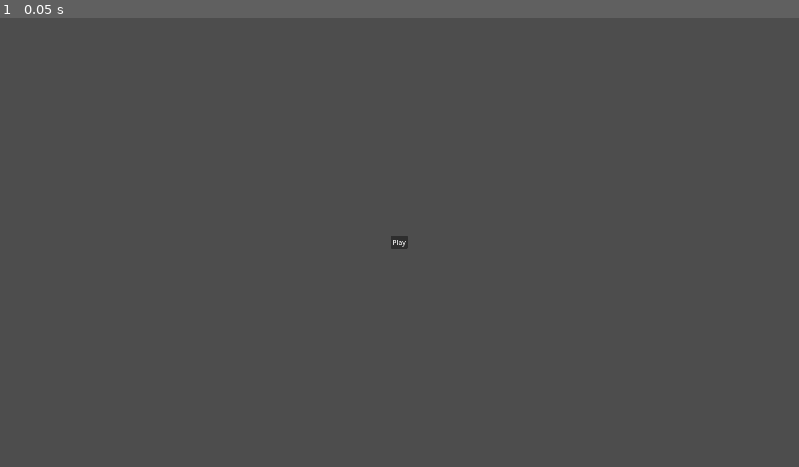
Above: before the commit, frame 1.
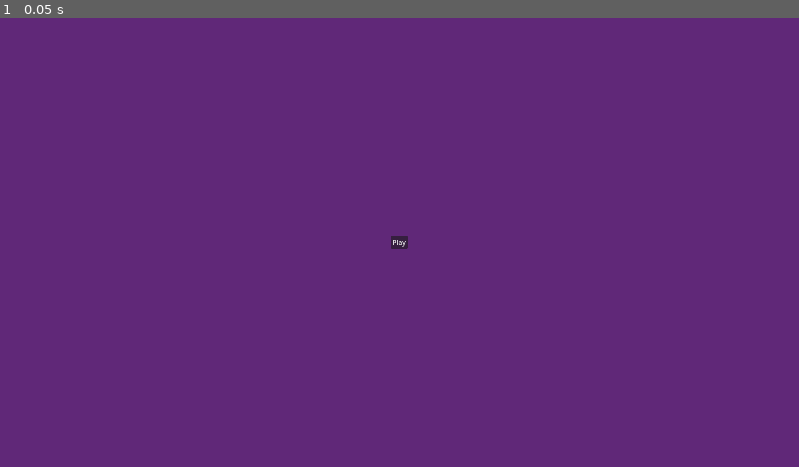
Above: after the commit, the same moment.

Repository: emmdie/3m5JamGame2023
Game: Godot game, scene res://Scenes/Ui/TitleScreen.tscn
Two runs of this game, one before a commit and one after it. Both use one fixed random seed, a clock stepped at 60 frames per second and the inputs below. The project has no main scene, so this scene is started directly.
Inputs:
- Up to frame 1 (0.05 s): no input

The runs differ from the first frame. In frame 1, 100% of the frame differs, in the area x 0-100%, y 0-100%.

Commit message:
add healthBar graphic

Diff:
--- /dev/null
+++ b/Scenes/Ui/frame.tscn
@@ -0,0 +1,62 @@
+[gd_scene load_steps=7 format=3 uid="uid://b8fofhyseloab"]
+
+[ext_resource type="Texture2D" uid="uid://d4g5jhrnjk1d" path="res://Assets/Art/UI/profile/BG.png" id="1_i470k"]
+[ext_resource type="Texture2D" uid="uid://dl8utd5pjtmlf" path="res://Assets/Art/UI/profile/Frame.png" id="1_ql6ef"]
+[ext_resource type="Texture2D" uid="uid://bu63yfycvpwvu" path="res://Assets/Art/UI/profile/Frog.png" id="2_h4e8m"]
+[ext_resource type="Texture2D" uid="uid://c0td3tfsegqnu" path="res://Assets/Art/UI/profile/Face.png" id="3_sarvi"]
+
+[sub_resource type="Animation" id="Animation_1k3hj"]
+resource_name = "bounce"
+length = 0.7
+loop_mode = 1
+tracks/0/type = "value"
+tracks/0/imported = false
+tracks/0/enabled = true
+tracks/0/path = NodePath("frog:position")
+tracks/0/interp = 1
+tracks/0/loop_wrap = true
+tracks/0/keys = {
+"times": PackedFloat32Array(0, 0.3, 0.5),
+"transitions": PackedFloat32Array(1, 0.5, 1),
+"update": 0,
+"values": [Vector2(0, 0), Vector2(0, -20), Vector2(0, 0)]
+}
+
+[sub_resource type="AnimationLibrary" id="AnimationLibrary_0oi0b"]
+_data = {
+"bounce": SubResource("Animation_1k3hj")
+}
+
+[node name="Portrait" type="TextureRect"]
+anchors_preset = -1
+anchor_right = 0.015
+anchor_bottom = 0.019
+offset_right = -28.8
+offset_bottom = -20.52
+texture = ExtResource("1_i470k")
+
+[node name="frog" type="TextureRect" parent="."]
+layout_mode = 0
+offset_top = -3.82549
+offset_right = 192.0
+offset_bottom = 188.175
+texture = ExtResource("2_h4e8m")
+
+[node name="eyes_happy" type="TextureRect" parent="frog"]
+layout_mode = 0
+offset_right = 40.0
+offset_bottom = 40.0
+texture = ExtResource("3_sarvi")
+
+[node name="Frame" type="TextureRect" parent="."]
+layout_mode = 0
+offset_top = 1.69557
+offset_right = 192.0
+offset_bottom = 193.696
+texture = ExtResource("1_ql6ef")
+
+[node name="AnimationPlayer" type="AnimationPlayer" parent="."]
+autoplay = "bounce"
+libraries = {
+"": SubResource("AnimationLibrary_0oi0b")
+}
--- /dev/null
+++ b/Scenes/Ui/health_bar.tscn
@@ -0,0 +1,20 @@
+[gd_scene load_steps=3 format=3 uid="uid://bidd8cvd80gr4"]
+
+[ext_resource type="PackedScene" uid="uid://hgpl2skgfmis" path="res://Scenes/Ui/hp_bar.tscn" id="2_m0ds5"]
+
+[sub_resource type="GDScript" id="GDScript_bsg64"]
+script/source = "extends Control
+
+func update_health():
+
+"
+
+[node name="HealthBar" type="Control"]
+layout_mode = 3
+anchors_preset = 0
+offset_right = 750.0
+offset_bottom = 80.0
+script = SubResource("GDScript_bsg64")
+
+[node name="hp_bar" parent="." instance=ExtResource("2_m0ds5")]
+layout_mode = 0
--- /dev/null
+++ b/Scenes/Ui/hp_bar.tscn
@@ -0,0 +1,14 @@
+[gd_scene load_steps=4 format=3 uid="uid://hgpl2skgfmis"]
+
+[ext_resource type="Texture2D" uid="uid://4nhimwmrg1n8" path="res://Assets/Art/UI/HealthBar/under.png" id="1_i5yrc"]
+[ext_resource type="Texture2D" uid="uid://0aewsnn6s7ie" path="res://Assets/Art/UI/HealthBar/over.png" id="2_mak5y"]
+[ext_resource type="Texture2D" uid="uid://cb3fnfoaiogp6" path="res://Assets/Art/UI/HealthBar/progress.png" id="3_c4xtv"]
+
+[node name="hp_bar" type="TextureProgressBar"]
+offset_right = 768.0
+offset_bottom = 96.0
+max_value = 15.0
+value = 6.0
+texture_under = ExtResource("1_i5yrc")
+texture_over = ExtResource("2_mak5y")
+texture_progress = ExtResource("3_c4xtv")
--- /dev/null
+++ b/Scenes/Ui/hud.gd
@@ -0,0 +1,4 @@
+extends Control
+
+@onready var health_bar = $HBoxContainer/hp_bar
+@onready var portrait = $HBoxContainer/Portrait
--- /dev/null
+++ b/Scenes/Ui/hud.tscn
@@ -0,0 +1,26 @@
+[gd_scene load_steps=4 format=3 uid="uid://divra4xn63epr"]
+
+[ext_resource type="Script" path="res://Scenes/Ui/hud.gd" id="1_rx5rn"]
+[ext_resource type="PackedScene" uid="uid://b8fofhyseloab" path="res://Scenes/Ui/frame.tscn" id="3_2gufx"]
+[ext_resource type="PackedScene" uid="uid://hgpl2skgfmis" path="res://Scenes/Ui/hp_bar.tscn" id="3_pt5fg"]
+
+[node name="HUD" type="Control"]
+layout_mode = 3
+anchors_preset = 15
+anchor_right = 1.0
+anchor_bottom = 1.0
+grow_horizontal = 2
+grow_vertical = 2
+script = ExtResource("1_rx5rn")
+
+[node name="HBoxContainer" type="HBoxContainer" parent="."]
+layout_mode = 0
+offset_right = 772.0
+offset_bottom = 96.0
+theme_override_constants/separation = -20
+
+[node name="Portrait" parent="HBoxContainer" instance=ExtResource("3_2gufx")]
+layout_mode = 2
+
+[node name="hp_bar" parent="HBoxContainer" instance=ExtResource("3_pt5fg")]
+layout_mode = 2
--- a/project.godot
+++ b/project.godot
@@ -23,3 +23,4 @@
 
 renderer/rendering_method="gl_compatibility"
 renderer/rendering_method.mobile="gl_compatibility"
+environment/defaults/default_clear_color=Color(0.376471, 0.156863, 0.470588, 1)
Binary file added: Assets/Art/UI/HealthBar/over.png
Not shown, added: Assets/Art/UI/HealthBar/over.png.import
Binary file added: Assets/Art/UI/HealthBar/progress.png
Not shown, added: Assets/Art/UI/HealthBar/progress.png.import
Binary file added: Assets/Art/UI/HealthBar/under.png
Not shown, added: Assets/Art/UI/HealthBar/under.png.import
Binary file added: Assets/Art/UI/profile/BG.png
Not shown, added: Assets/Art/UI/profile/BG.png.import
Binary file added: Assets/Art/UI/profile/Face.png
Not shown, added: Assets/Art/UI/profile/Face.png.import
Binary file added: Assets/Art/UI/profile/Frame.png
Not shown, added: Assets/Art/UI/profile/Frame.png.import
(and 8 more such lines)
